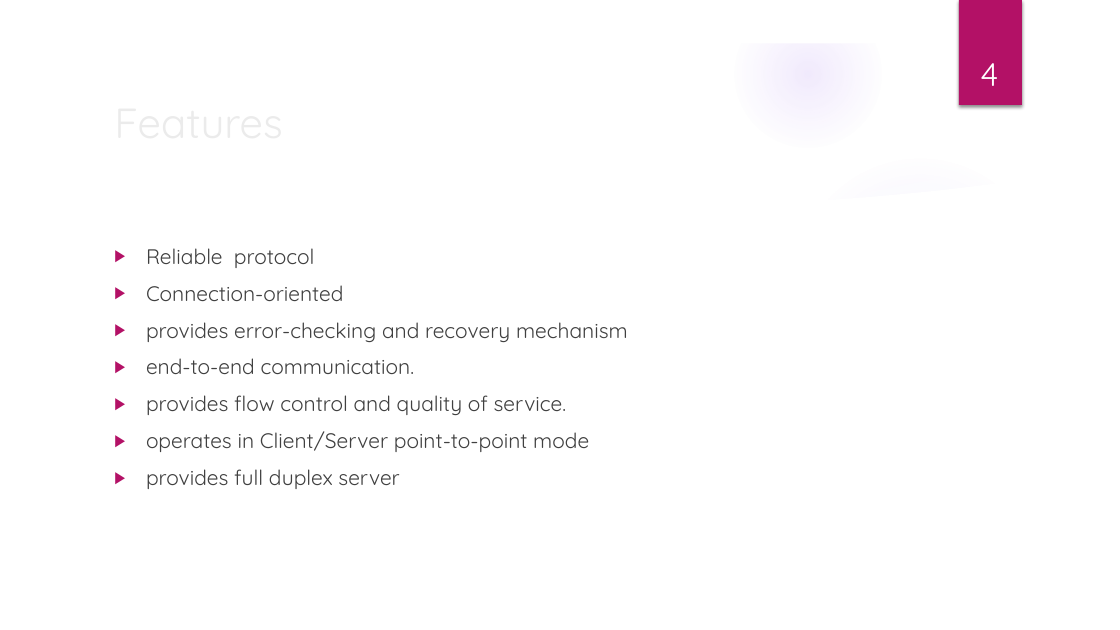
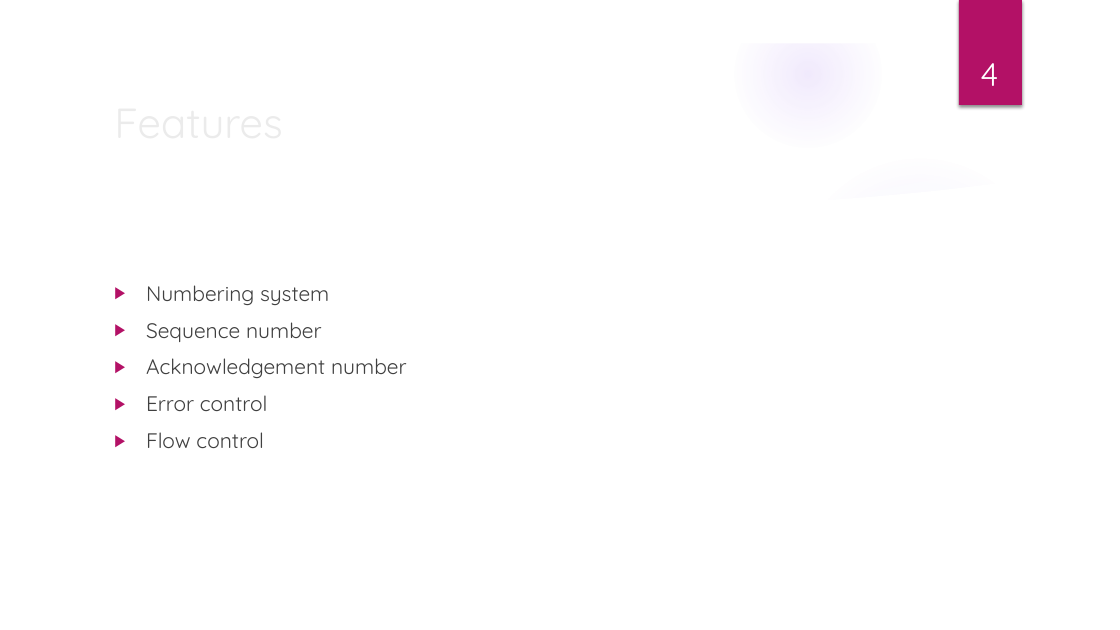
Before and after one commit to aruna02/tcp_presentation, a slide deck: slide 4 of Transmission Control Protocol.pptx. Drawn at 1120x630 pixels with LibreOffice and Linux fonts; fonts in the diff are those of the drawing; background and template pictures are left out. Boxes give left, top, right and bottom in pixels: in the first picture for what was removed or moved away, otherwise in the second. Text is boxed around its words. In the diff, an @@ line names an element or a change of style, - is before the commit and + after.

Commit message:
final

```diff
--- a/Transmission Control Protocol.pptx
+++ b/Transmission Control Protocol.pptx
@@ text at [146, 285, 407, 448]: text changed @@
-▶ Reliable protocol
-▶ Connection-oriented
-▶ provides error-checking and recovery mechanism
-▶ end-to-end communication.
-▶ provides flow control and quality of service.
-▶ operates in Client/Server point-to-point mode
-▶ provides full duplex server
+▶ Numbering system
+▶ Sequence number
+▶ Acknowledgement number
+▶ Error control
+▶ Flow control
```
Also in this commit, not shown: 3 other slides changed, 7 slides added, 1 slide removed.
